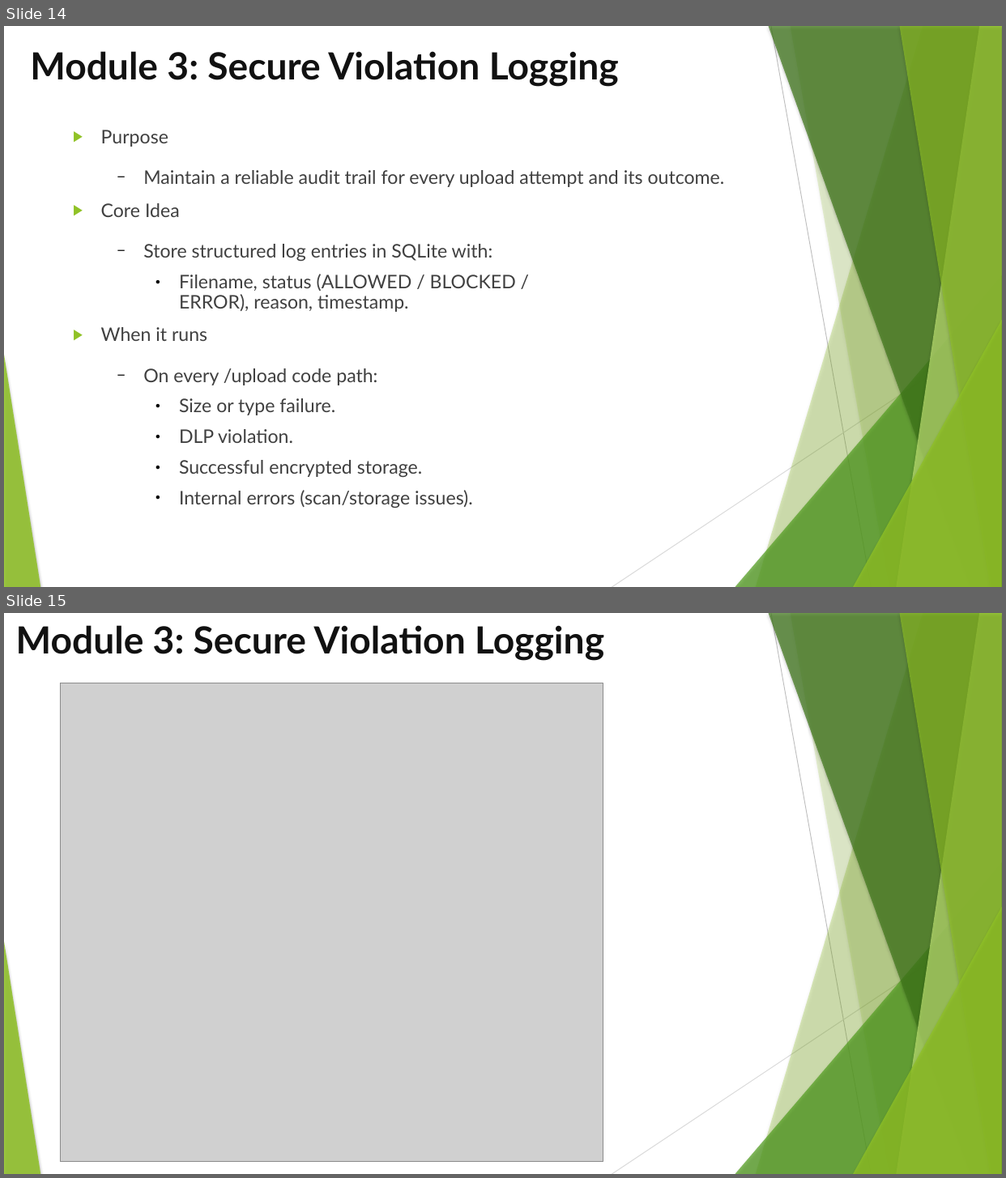
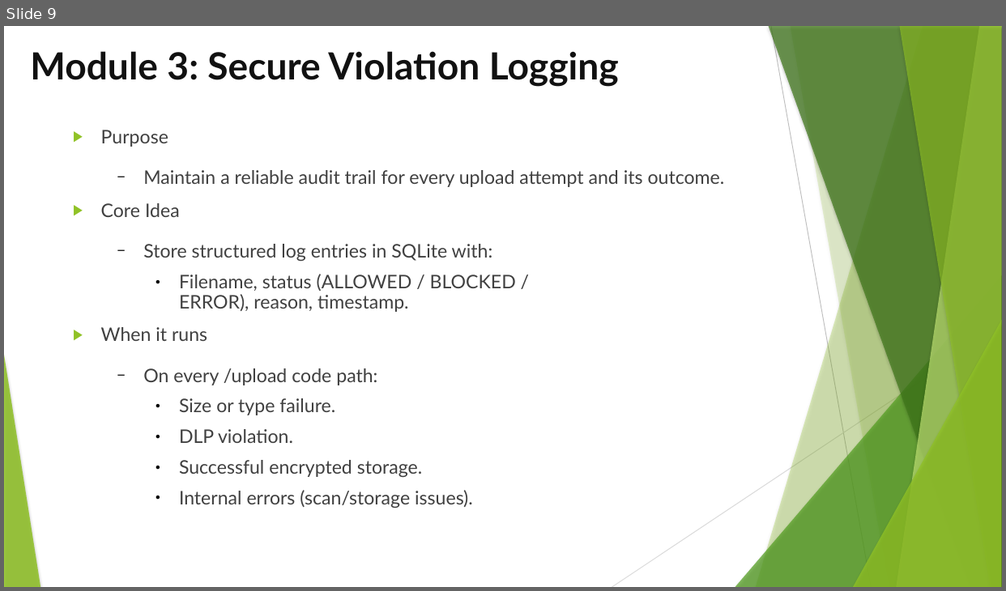
Before and after one commit to fyxvoid/cloud-dlp, a slide deck: cloud-dlp-review-II.pptx. Shown one above the other, each under a label of ours: slides 14 and 15 before the commit, slide 9 after it. The pictures are 1006x1178 and 1006x591 pixels, drawn with LibreOffice and Linux fonts; fonts in the diff are those of the drawing; grey boxes stand for pictures. Boxes give left, top, right and bottom in pixels: in the first picture for what was removed or moved away, otherwise in the second. Text is boxed around its words. In the diff, an @@ line names an element or a change of style, - is before the commit and + after.

```diff
--- a/cloud-dlp-review-II.pptx
+++ b/cloud-dlp-review-II.pptx
@@ slide 15 removed at [4,613,1002,1174], background #FFFFFF; not listed: 10 template elements that a slide beside it also shows @@
@@ text removed at [16,625,604,661] @@
-Module 3: Secure Violation Logging
@@ picture removed at [60,683,603,1162] @@
@@ what was slide 14 is now slide 9 @@
@@ slide 9 changed as well @@
@@ freeform shape at [899,26,1002,587]: outline redrawn @@
```
Also in this commit, not shown: 9 other slides changed, 6 slides added, 8 other slides removed, 2 other files.
